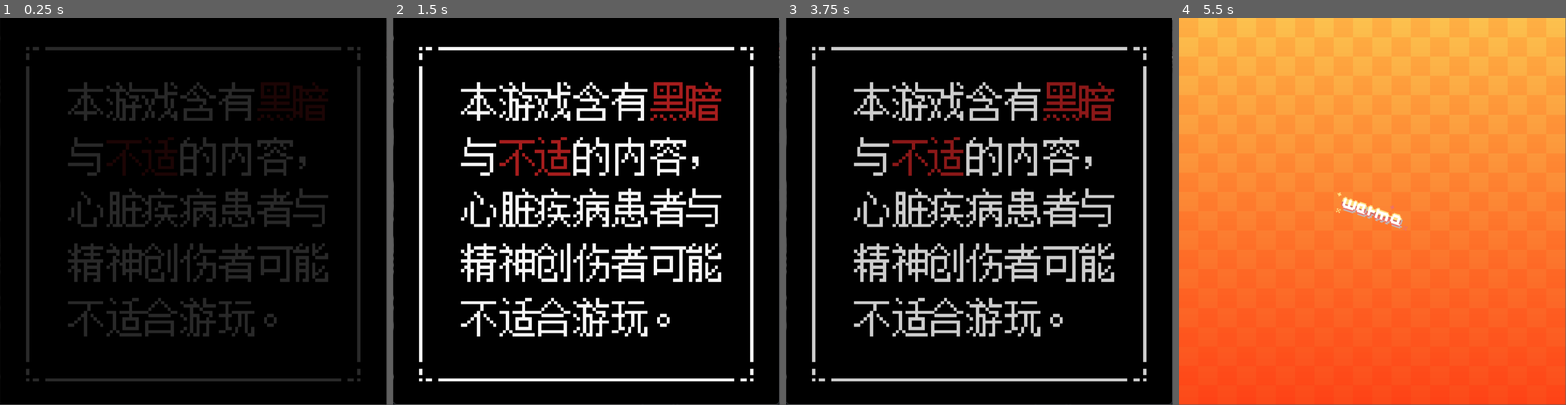
Above: before the commit, frames 1-4 (left to right).
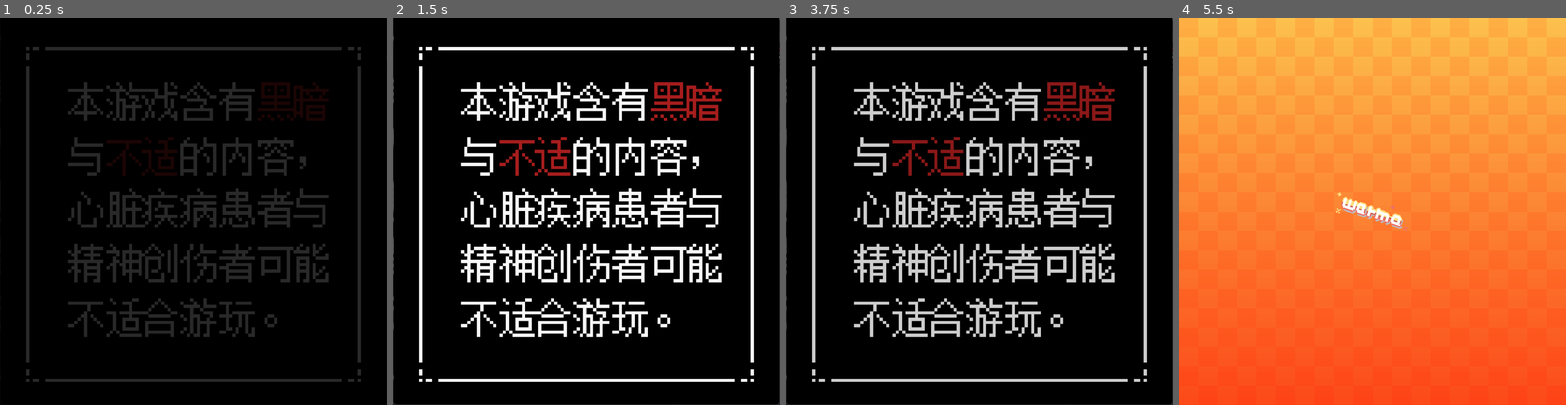
Above: after the commit, the same moments.

Repository: Everything-Godot/My-Little-Godot-Shark
Game: Godot game, scene res://scenes/warning.tscn
The game is run twice, just before and just after one commit, with the same random seed, the same clock (stepped at 60 frames per second) and the same inputs. Sound files missing from this copy of the repository are replaced by a short silence.
Inputs:
- Up to frame 1 (0.25 s): no input
- Up to frame 2 (1.5 s): no input
- Up to frame 3 (3.75 s): tap Enter at 2, 3.5 s; tap Space at 2.75 s
- Up to frame 4 (5.5 s): no input
In our replay, the window is 799x799 before the commit and 800x800 after it. These sizes can differ from the game's own. Grey fills any space a smaller window leaves; there, only what the larger window draws over its background counts as a difference.

The runs differ from the first frame. In frame 1, 1.5% of the frame differs, in the area x 6-100%, y 7-94%; in frame 2, 4.8%, in the area x 0-100%, y 0-100%; in frame 3, 4.7%; in frame 4, 0.3%.

Commit message:
feat: add adapt confirm dialog and some functions

Diff:
--- a/project.godot
+++ b/project.godot
@@ -25,6 +25,7 @@
 window/size/viewport_width=802
 window/size/viewport_height=802
 window/size/resizable=false
+window/stretch/mode="canvas_items"
 
 [rendering]
 
--- a/scenes/lang_selection.tscn
+++ b/scenes/lang_selection.tscn
@@ -166,6 +166,18 @@
 "name": &"tired",
 "speed": 5.0
 }]
+
+[sub_resource type="AtlasTexture" id="AtlasTexture_tr6md"]
+atlas = ExtResource("3_8i3be")
+region = Rect2(2, 1.5, 50, 104)
+
+[sub_resource type="AtlasTexture" id="AtlasTexture_pix15"]
+atlas = ExtResource("3_8i3be")
+region = Rect2(62, 204, 20, 36)
+
+[sub_resource type="AtlasTexture" id="AtlasTexture_pal2u"]
+atlas = ExtResource("3_8i3be")
+region = Rect2(86, 216, 20, 36)
 
 [sub_resource type="Shader" id="Shader_v64lf"]
 code = "shader_type canvas_item;
@@ -308,6 +320,18 @@
 "update": 0,
 "values": [Vector2(450, 550)]
 }
+tracks/4/type = "value"
+tracks/4/imported = false
+tracks/4/enabled = true
+tracks/4/path = NodePath("StartGamePrompt:position")
+tracks/4/interp = 1
+tracks/4/loop_wrap = true
+tracks/4/keys = {
+"times": PackedFloat32Array(0),
+"transitions": PackedFloat32Array(1),
+"update": 0,
+"values": [Vector2(0, 0)]
+}
 
 [sub_resource type="Animation" id="Animation_bm87u"]
 resource_name = "be_clicked"
@@ -352,6 +376,18 @@
 "update": 0,
 "values": [Vector2(450, 550), Vector2(450, 510), Vector2(450, 550), Vector2(450, 590), Vector2(450, 550), Vector2(450, 510), Vector2(450, 550), Vector2(450, 590), Vector2(450, 265)]
 }
+tracks/1/type = "value"
+tracks/1/imported = false
+tracks/1/enabled = true
+tracks/1/path = NodePath("StartGamePrompt:position")
+tracks/1/interp = 1
+tracks/1/loop_wrap = true
+tracks/1/keys = {
+"times": PackedFloat32Array(0, 1.05, 2),
+"transitions": PackedFloat32Array(1, 1, 1),
+"update": 0,
+"values": [Vector2(0, 0), Vector2(0, 0), Vector2(0, -700)]
+}
 
 [sub_resource type="AnimationLibrary" id="AnimationLibrary_ojt0n"]
 _data = {
@@ -979,6 +1015,43 @@
 grow_vertical = 2
 flat = true
 
+[node name="StartGamePrompt" type="Control" parent="." unique_id=2100747721]
+layout_mode = 1
+anchors_preset = 15
+anchor_right = 1.0
+anchor_bottom = 1.0
+grow_horizontal = 2
+grow_vertical = 2
+
+[node name="Sprite2D" type="Sprite2D" parent="StartGamePrompt" unique_id=799941444]
+texture_filter = 1
+position = Vector2(400, 955)
+rotation = -1.5707964
+scale = Vector2(5, 5)
+texture = SubResource("AtlasTexture_tr6md")
+
+[node name="YesButton" type="TextureButton" parent="StartGamePrompt" unique_id=1919292106]
+texture_filter = 1
+layout_mode = 0
+offset_left = 180.0
+offset_top = 1235.0
+offset_right = 200.0
+offset_bottom = 1271.0
+rotation = -1.5707964
+scale = Vector2(5, 5)
+texture_normal = SubResource("AtlasTexture_pix15")
+
+[node name="NoButton" type="TextureButton" parent="StartGamePrompt" unique_id=1580836125]
+texture_filter = 1
+layout_mode = 0
+offset_left = 420.0
+offset_top = 1235.0
+offset_right = 440.0
+offset_bottom = 1271.0
+rotation = -1.5707964
+scale = Vector2(5, 5)
+texture_normal = SubResource("AtlasTexture_pal2u")
+
 [node name="JapaneseButton" type="TextureButton" parent="." unique_id=637360837]
 texture_filter = 1
 material = SubResource("ShaderMaterial_v64lf")
@@ -1037,6 +1110,8 @@
 [node name="Talks" type="AudioStreamPlayer" parent="." unique_id=1687809577]
 
 [connection signal="pressed" from="SharkControl/Shark/SharkButton" to="." method="_on_shark_button_pressed"]
+[connection signal="pressed" from="StartGamePrompt/YesButton" to="." method="_on_adapt_yes_button_pressed"]
+[connection signal="pressed" from="StartGamePrompt/NoButton" to="." method="_on_adapt_no_button_pressed"]
 [connection signal="pressed" from="JapaneseButton" to="." method="_on_japanese_pressed"]
 [connection signal="pressed" from="ChineseButton" to="." method="_on_chinese_button_pressed"]
 [connection signal="pressed" from="EnglishButton" to="." method="_on_english_button_pressed"]
--- a/scripts/lang_selection.gd
+++ b/scripts/lang_selection.gd
@@ -11,12 +11,24 @@
 @onready var shark_idle_player: AnimationPlayer = $SharkIDLEPlayer
 @onready var shark_anim_player: AnimationPlayer = $SharkAnimPlayer
 @onready var advice_timer: Timer = $AdviceTimer
+@onready var adapt_no_button: TextureButton = $StartGamePrompt/NoButton
 
 var restore_chinese: bool = false
 var restore_japanese: bool = false
 var restore_english: bool = false
 
 var click_counter: int = 0
+var no_counter: int = 0
+
+var min_button_pos: Vector2 = Vector2(0.0, 800.0)
+var max_button_pos: Vector2 = Vector2(622.0, 1502.0)
+
+var 滑走的音效: Array = [
+	preload("uid://cvm7apr8mgu7v"),
+	preload("uid://nqi0b0acynvn"),
+	preload("uid://biihulnfelfa0"),
+	preload("uid://dqnohf8td3mug"),
+]
 
 const 小鲨鱼被点击 = preload("uid://bawkxkdwd5v8c")
 const 我觉得要不选中文吧_ = preload("uid://cbdtq71l4rp")
@@ -78,6 +90,7 @@
 	shark.play("default")
 
 func _on_chinese_button_pressed() -> void:
+	shark_button.disabled = true
 	advice_timer.paused = true
 	animation_player.play("Chinese")
 	await animation_player.animation_finished
@@ -131,3 +144,25 @@
 		chinese_button.disabled = false
 		restore_chinese = false
 	shark.play(save)
+
+func _on_adapt_yes_button_pressed() -> void:
+	print("User agreed to adapt the shark")
+	# TODO: Transition effect and bump to next game scene (WIP)
+
+func _on_adapt_no_button_pressed() -> void:
+	print("Disagree count: "+str(no_counter))
+	if no_counter >= 7:
+		adapt_no_button.disabled = true
+		return
+	adapt_no_button.disabled = true
+	no_counter += 1
+	var tween: Tween = get_tree().create_tween()
+	var rand_x = randf_range(min_button_pos.x, max_button_pos.x)
+	var rand_y = randf_range(min_button_pos.y, max_button_pos.y)
+	var rand_pos: Vector2 = Vector2(rand_x, rand_y)
+	print("Generated random position: "+str(rand_pos))
+	tween.tween_property(adapt_no_button, "position", rand_pos, 0.75).set_trans(Tween.TRANS_LINEAR)
+	audios.stream = 滑走的音效[randi_range(0, 3)]
+	audios.play()
+	await tween.finished
+	adapt_no_button.disabled = false
Not shown, changed: test_name.txt
Not shown, removed: a.7z
